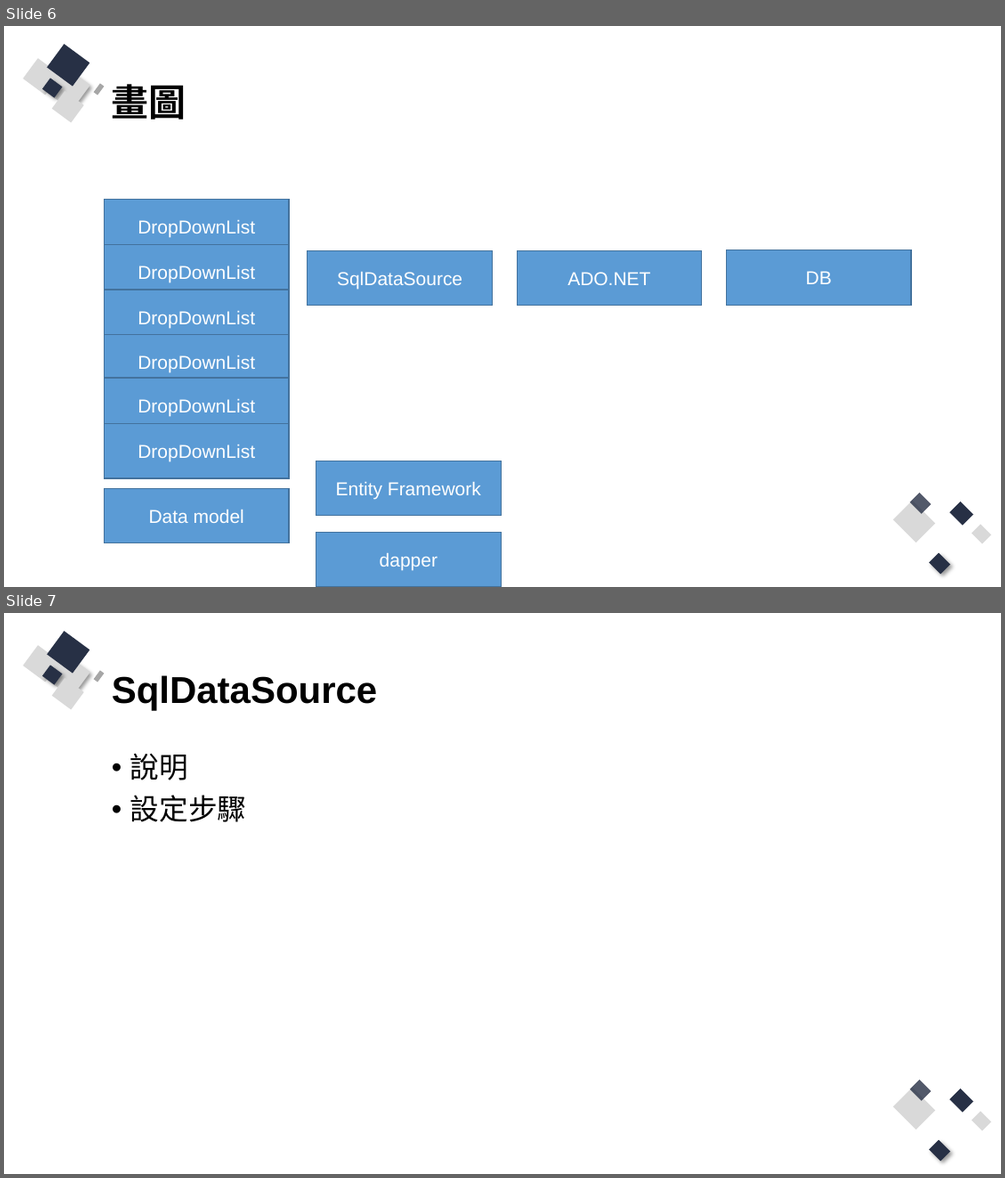
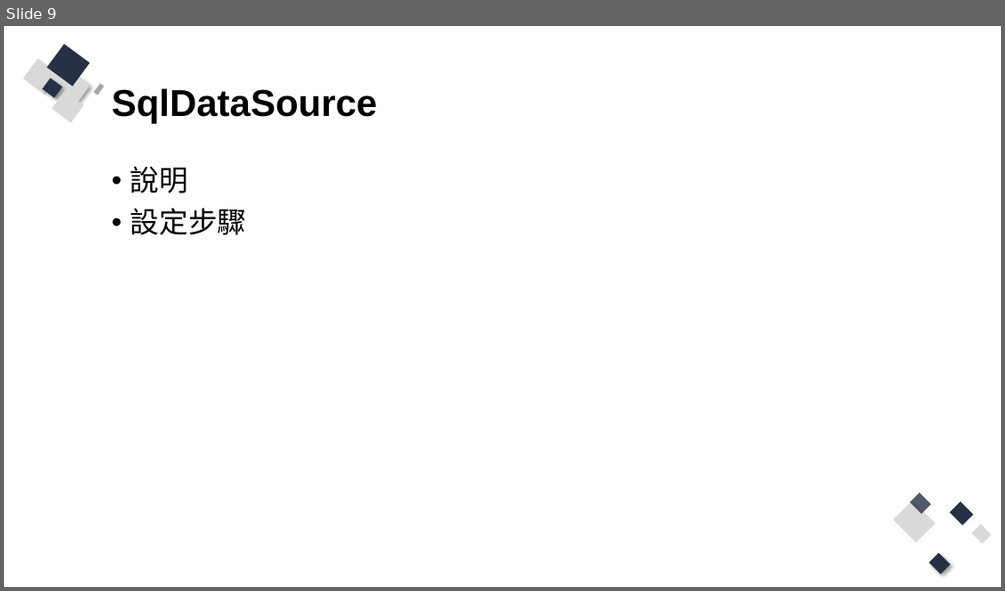
Before and after one commit to Q81JIAXIONG/-, a slide deck: 投影片/3..pptx. Shown one above the other, each under a label of ours: slides 6 and 7 before the commit, slide 9 after it. The pictures are 1005x1178 and 1005x591 pixels, drawn with LibreOffice and Linux fonts; fonts in the diff are those of the drawing. Boxes give left, top, right and bottom in pixels: in the first picture for what was removed or moved away, otherwise in the second. Text is boxed around its words. In the diff, an @@ line names an element or a change of style, - is before the commit and + after.

```diff
--- a/投影片/3..pptx
+++ b/投影片/3..pptx
@@ slide 6 removed at (4,26,1001,587), background #FFFFFF; not listed: 13 template elements that a slide beside it also shows @@
@@ title removed at (112,84,186,119) @@
-畫圖
@@ rectangle removed at (105,199,289,253) @@
-DropDownList
@@ rectangle removed at (105,244,289,299) @@
-DropDownList
@@ rectangle removed at (307,251,493,305) @@
-SqlDataSource
@@ rectangle removed at (517,251,702,305) @@
-ADO.NET
@@ rectangle removed at (727,250,911,305) @@
-DB
@@ rectangle removed at (105,289,289,344) @@
-DropDownList
@@ rectangle removed at (105,335,289,389) @@
-DropDownList
@@ rectangle removed at (105,378,289,432) @@
-DropDownList
@@ rectangle removed at (105,424,289,478) @@
-DropDownList
@@ rectangle removed at (316,461,501,516) @@
-Entity Framework
@@ rectangle removed at (105,488,289,543) @@
-Data model
@@ rectangle removed at (316,532,501,587) @@
-dapper
@@ what was slide 7 is now slide 9 @@
```
Also in this commit, not shown: 4 slides changed, 25 slides added, 1 other slide removed, 12 other files.
